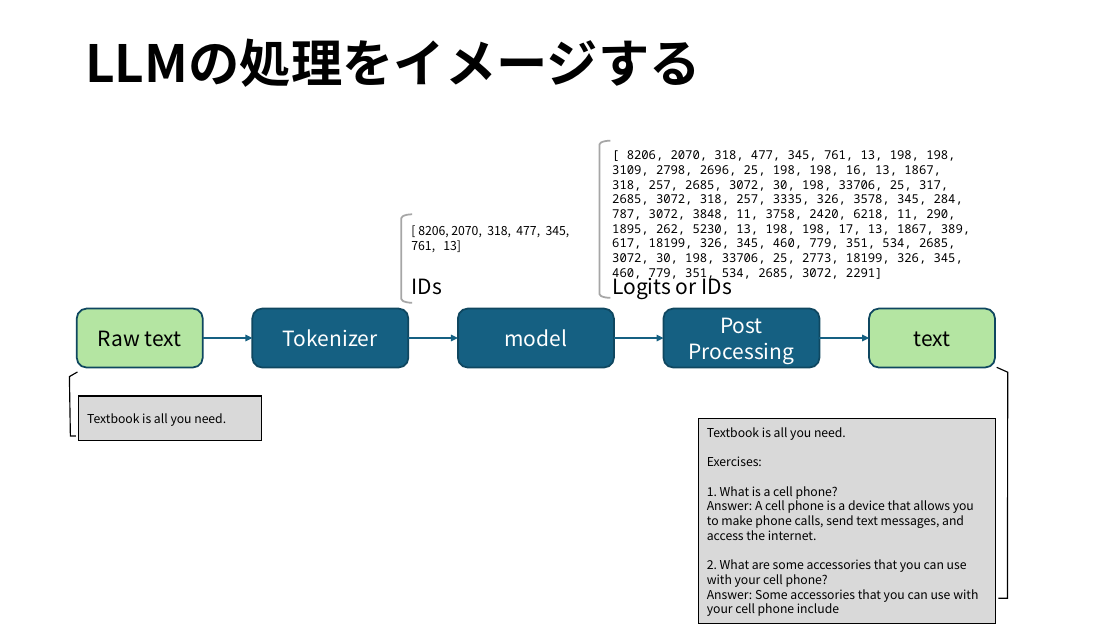
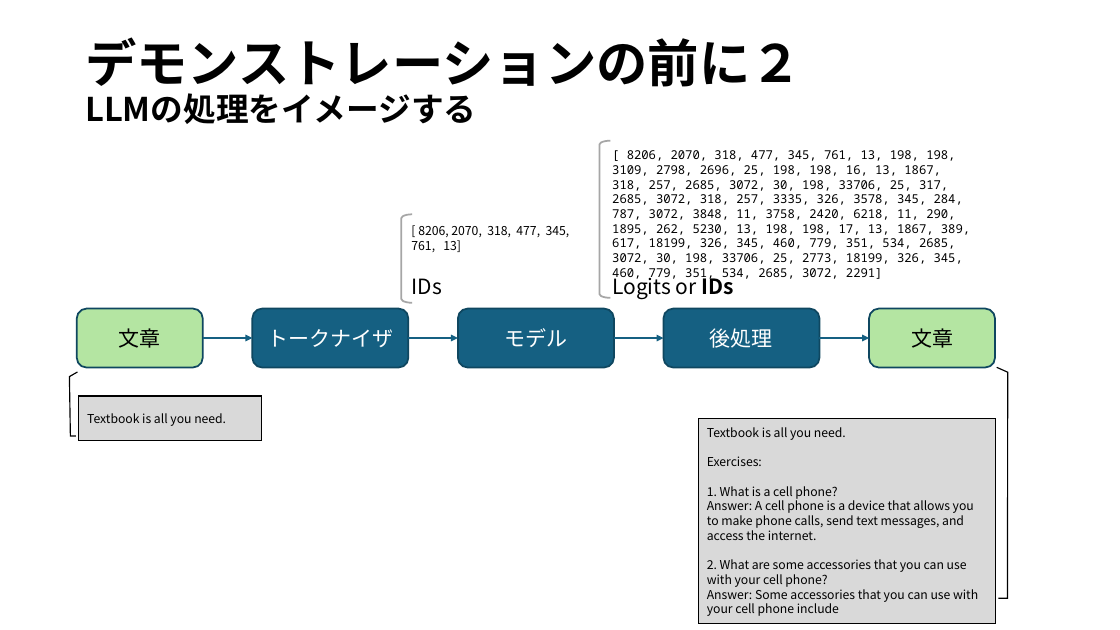
Before and after one commit to ikedachin/study_huggingface, a slide deck: slide 12 of huggingface 発表資料.pptx (slide 11 before the commit). Drawn at 1120x630 pixels with LibreOffice and Linux fonts; fonts in the diff are those of the drawing; background and template pictures are left out. Boxes give left, top, right and bottom in pixels: in the first picture for what was removed or moved away, otherwise in the second. Text is boxed around its words. In the diff, an @@ line names an element or a change of style, - is before the commit and + after.

```diff
--- a/huggingface 発表資料.pptx
+++ b/huggingface 発表資料.pptx
@@ title at (85,37,802,124): text changed @@
-LLMの処理をイメージする
+デモンストレーションの前に２
+LLMの処理をイメージする
@@ text "Logits or IDs" at (612,274,733,300): bold on in "IDs" @@
@@ text in rounded rectangle at (119,328,161,348): text changed @@
-Raw text
+文章
@@ text in rounded rectangle at (267,329,393,347): text changed @@
-Tokenizer
+トークナイザ
@@ text in rounded rectangle at (504,328,567,347): text changed @@
-model
+モデル
@@ text in rounded rectangle at (710,328,773,348): text changed @@
-Post
-Processing
+後処理
@@ text in rounded rectangle at (911,328,953,348): text changed @@
-text
+文章
```
Also in this commit, not shown: 5 other slides changed, 2 slides added, 1 slide removed, 2 other files.
